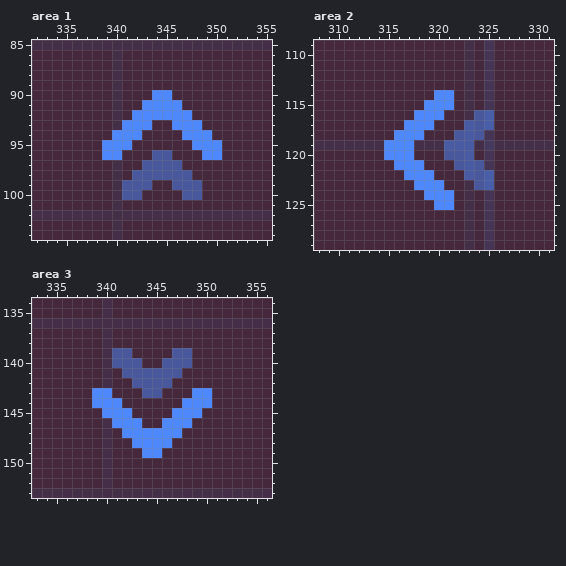
Pixel-art file -- Resources/wip/shariceinvader.aseprite. This is how it looked before the edit.
800x600 pixels, 1 frame. Colours within 5 levels of each other are drawn and written as one. Shown: area 1: x 332..355, y 85..104; area 2: x 308..331, y 109..129; area 3: x 333..356, y 134..153. The commit also changed other parts of the picture, which this record leaves out.
Now the later version:
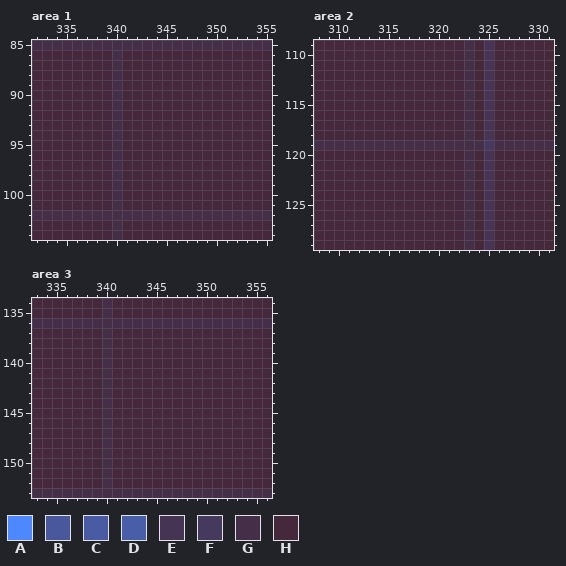
Palette (. is transparent): A #4d88ff  B #49589d  C #495ba3  D #495ea9  E #463454  F #46395e  G #452e47  H #45283c
What changed:
layer "gameplay/effects/spawn" now hidden
--- area 1
@@ x 337..352 @@
  89 HHHGHHHHHHHHHHHH
- 90 HHHGHHHAAHHHHHHH
- 91 HHHGHHAAAAHHHHHH
- 92 HHHGHAAAAAAHHHHH
- 93 HHHGAAAHHAAAHHHH
- 94 HHHAAAHHHHAAAHHH
- 95 HHAAAHHHHHHAAAHH
- 96 HHAAHHHBBHHHAAHH
- 97 HHHGHHBBBBHHHHHH
- 98 HHHGHBBBBBBHHHHH
- 99 HHHGBBBHHBBBHHHH
-100 HHHGBBHHHHBBHHHH
+ 90 HHHGHHHHHHHHHHHH
+ 91 HHHGHHHHHHHHHHHH
+ 92 HHHGHHHHHHHHHHHH
+ 93 HHHGHHHHHHHHHHHH
+ 94 HHHGHHHHHHHHHHHH
+ 95 HHHGHHHHHHHHHHHH
+ 96 HHHGHHHHHHHHHHHH
+ 97 HHHGHHHHHHHHHHHH
+ 98 HHHGHHHHHHHHHHHH
+ 99 HHHGHHHHHHHHHHHH
+100 HHHGHHHHHHHHHHHH
 101 HHHGHHHHHHHHHHHH
--- area 2
@@ x 313..327 @@
 113 HHHHHHHHHHGHEHH
-114 HHHHHHHAAHGHEHH
-115 HHHHHHAAAHGHEHH
-116 HHHHHAAAHHGBDHH
-117 HHHHAAAHHHCBDHH
-118 HHHAAAHHHBCBEHH
-119 GGAAAGGGCCCGFGG
-120 HHAAAHHHBBCHEHH
-121 HHHAAAHHHBCBEHH
-122 HHHHAAAHHHCBDHH
-123 HHHHHAAAHHGBDHH
-124 HHHHHHAAAHGHEHH
-125 HHHHHHHAAHGHEHH
+114 HHHHHHHHHHGHEHH
+115 HHHHHHHHHHGHEHH
+116 HHHHHHHHHHGHEHH
+117 HHHHHHHHHHGHEHH
+118 HHHHHHHHHHGHEHH
+119 GGGGGGGGGGGGFGG
+120 HHHHHHHHHHGHEHH
+121 HHHHHHHHHHGHEHH
+122 HHHHHHHHHHGHEHH
+123 HHHHHHHHHHGHEHH
+124 HHHHHHHHHHGHEHH
+125 HHHHHHHHHHGHEHH
 126 HHHHHHHHHHGHEHH
--- area 3
@@ x 337..352 @@
 138 HHHGHHHHHHHHHHHH
-139 HHHGBBHHHHBBHHHH
-140 HHHGBBBHHBBBHHHH
-141 HHHGHBBBBBBHHHHH
-142 HHHGHHBBBBHHHHHH
-143 HHAAHHHBBHHHAAHH
-144 HHAAAHHHHHHAAAHH
-145 HHHAAAHHHHAAAHHH
-146 HHHGAAAHHAAAHHHH
-147 HHHGHAAAAAAHHHHH
-148 HHHGHHAAAAHHHHHH
-149 HHHGHHHAAHHHHHHH
+139 HHHGHHHHHHHHHHHH
+140 HHHGHHHHHHHHHHHH
+141 HHHGHHHHHHHHHHHH
+142 HHHGHHHHHHHHHHHH
+143 HHHGHHHHHHHHHHHH
+144 HHHGHHHHHHHHHHHH
+145 HHHGHHHHHHHHHHHH
+146 HHHGHHHHHHHHHHHH
+147 HHHGHHHHHHHHHHHH
+148 HHHGHHHHHHHHHHHH
+149 HHHGHHHHHHHHHHHH
 150 HHHGHHHHHHHHHHHH
Changed places in both pictures, as pixel boxes (x1, y1, x2, y2):
changed: (102, 90, 222, 200)
changed: (384, 90, 494, 210)
changed: (92, 348, 212, 458)
